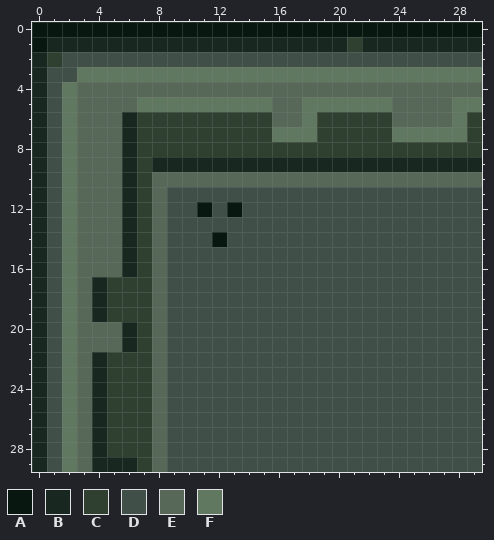
A pixel-art sprite gets an edit: MetalStrikers/src/archives/images/logBoxCorner1.png. Above is the file before it was changed.
The file is 30x30 pixels.
Palette (. is transparent): A #081810  B #182820  C #304030  D #405048  E #586858  F #607860
Pixels before, first column x 0:
 0 AAAAAAAAAAAAAAAAAAAAAAAAAAAAAA
 1 ABBBBBBBBBBBBBBBBBBBBCBBBBBBBB
 2 BCDDDDDDDDDDDDDDDDDDDDDDDDDDDD
 3 BDDFFFFFFFFFFFFFFFFFFFFFFFFFFF
 4 BDFEEEEEEEEEEEEEEEEEEEEEEEEEEE
 5 BDFEEEEFFFFFFFFFEEFFFFFFEEEEFF
 6 BDFEEEBCCCCCCCCCEEFCCCCCEEEEFC
 7 BDFEEEBCCCCCCCCCFFFCCCCCFFFFFC
 8 BDFEEEBCCCCCCCCCCCCCCCCCCCCCCC
 9 BDFEEEBCBBBBBBBBBBBBBBBBBBBBBB
10 BDFEEEBCEEEEEEEEEEEEEEEEEEEEEE
11 BDFEEEBCEDDDDDDDDDDDDDDDDDDDDD
12 BDFEEEBCEDDADADDDDDDDDDDDDDDDD
13 BDFEEEBCEDDDDDDDDDDDDDDDDDDDDD
14 BDFEEEBCEDDDADDDDDDDDDDDDDDDDD
15 BDFEEEBCEDDDDDDDDDDDDDDDDDDDDD
16 BDFEEEBCEDDDDDDDDDDDDDDDDDDDDD
17 BDFEBCCCEDDDDDDDDDDDDDDDDDDDDD
18 BDFEBCCCEDDDDDDDDDDDDDDDDDDDDD
19 BDFEBCCCEDDDDDDDDDDDDDDDDDDDDD
20 BDFEEEBCEDDDDDDDDDDDDDDDDDDDDD
21 BDFEEEBCEDDDDDDDDDDDDDDDDDDDDD
22 BDFEBCCCEDDDDDDDDDDDDDDDDDDDDD
23 BDFEBCCCEDDDDDDDDDDDDDDDDDDDDD
24 BDFEBCCCEDDDDDDDDDDDDDDDDDDDDD
25 BDFEBCCCEDDDDDDDDDDDDDDDDDDDDD
26 BDFEBCCCEDDDDDDDDDDDDDDDDDDDDD
27 BDFEBCCCEDDDDDDDDDDDDDDDDDDDDD
28 BDFEBCCCEDDDDDDDDDDDDDDDDDDDDD
29 BDFEBBBCEDDDDDDDDDDDDDDDDDDDDD
Once edited:
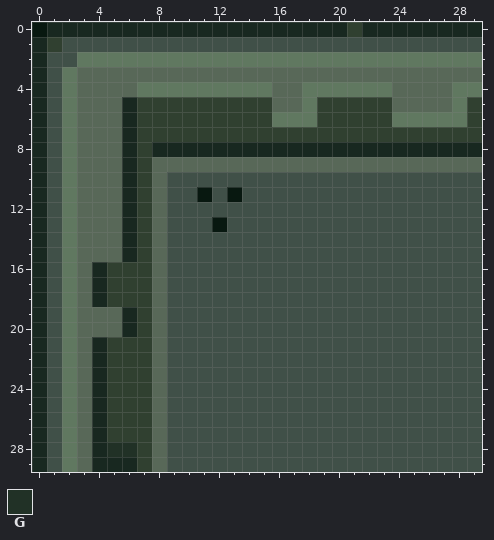
Colours new in this view: G #213126
Change:
Changed rows in their new state; - is an unchanged pixel.
first column x 0:
 0 -BBBBBBBBBBBBBBBBBBBBCBBBBBBBB
 1 BCDDDDDDDDDDDDDDDDDDDDDDDDDDDD
 2 -D-FFFFFFFFFFFFFFFFFFFFFFFFFFF
 3 --FEEEEEEEEEEEEEEEEEEEEEEEEEEE
 4 -------FFFFFFFFF--FFFFFF----FF
 5 ------BCCCCCCCCC---CCCCC-----C
 6 ----------------FF------FFFF--
 7 ----------------CCC-----CCCCC-
 8 --------BBBBBBBBBBBBBBBBBBBBBB
 9 --------EEEEEEEEEEEEEEEEEEEEEE
10 ---------DDDDDDDDDDDDDDDDDDDDD
11 -----------A-A----------------
12 -----------D-D----------------
13 ------------A-----------------
14 ------------D-----------------
16 ----BCC-----------------------
19 ----EEB-----------------------
21 ----BCC-----------------------
first column x 5:
28 GG
